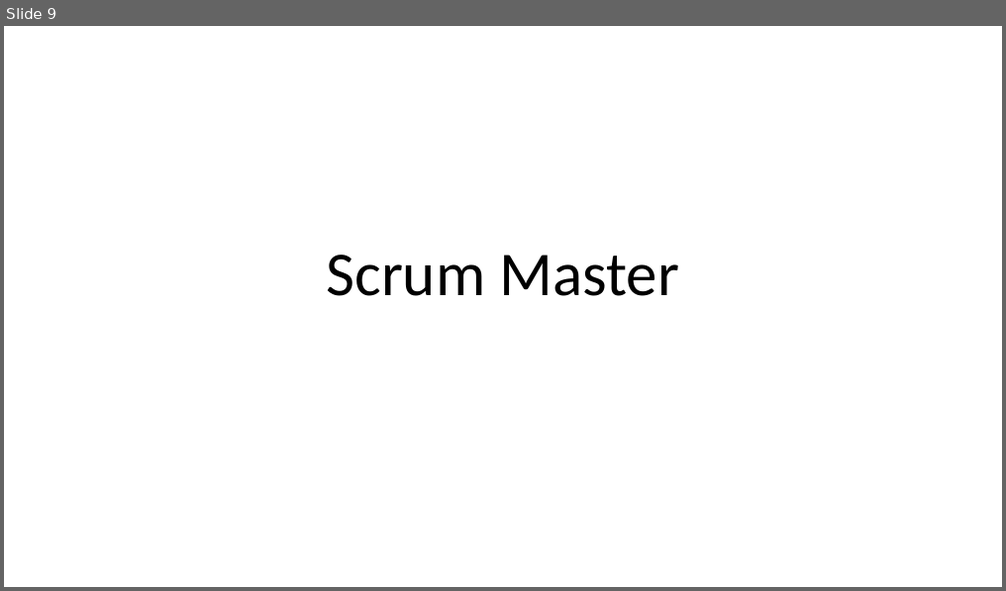
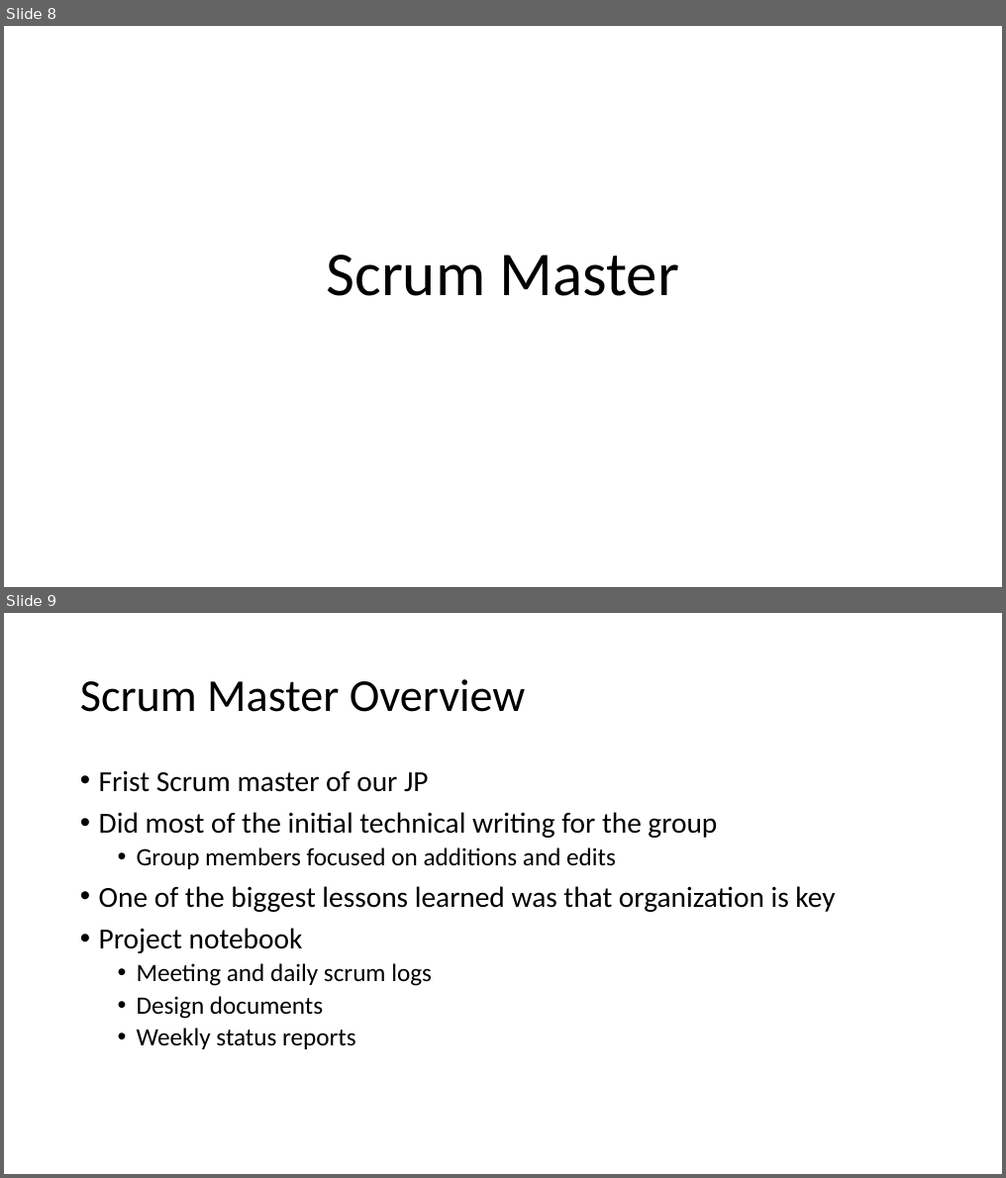
Before and after one commit to TheCorporateBuzzwords/Whos-Home, a slide deck: Doc/PowerPoints/PatrickS1.pptx. Shown one above the other, each under a label of ours: slide 9 before the commit, slides 8 and 9 after it. The pictures are 1006x591 and 1006x1178 pixels, drawn with LibreOffice and Linux fonts; fonts in the diff are those of the drawing. Boxes give left, top, right and bottom in pixels: in the first picture for what was removed or moved away, otherwise in the second. Text is boxed around its words. In the diff, an @@ line names an element or a change of style, - is before the commit and + after.

```diff
--- a/Doc/PowerPoints/PatrickS1.pptx
+++ b/Doc/PowerPoints/PatrickS1.pptx
@@ slide 9 added at box(4, 613, 1002, 1174), background #FFFFFF @@
@@ title added at box(80, 679, 526, 712), 44 pt, text #000000 @@
+Scrum Master Overview
@@ text added at box(99, 770, 835, 1050), 28 pt, text #000000 @@
+• Frist Scrum master of our JP
+• Did most of the initial technical writing for the group
+  • Group members focused on additions and edits
+• One of the biggest lessons learned was that organization is key
+• Project notebook
+  • Meeting and daily scrum logs
+  • Design documents
+  • Weekly status reports
@@ what was slide 9 is now slide 8 @@
```
Also in this commit, not shown: 3 slides changed, 2 slides removed.
